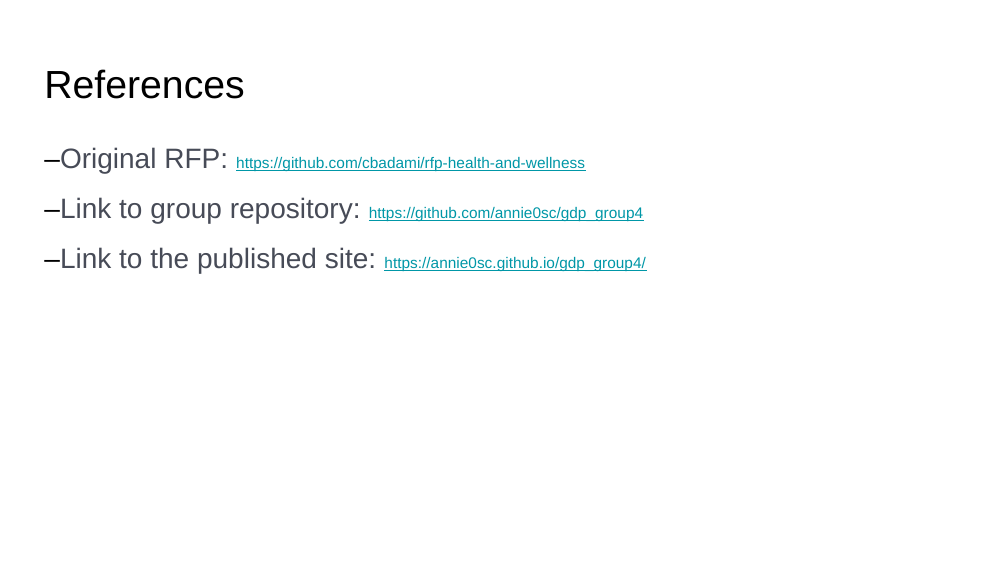
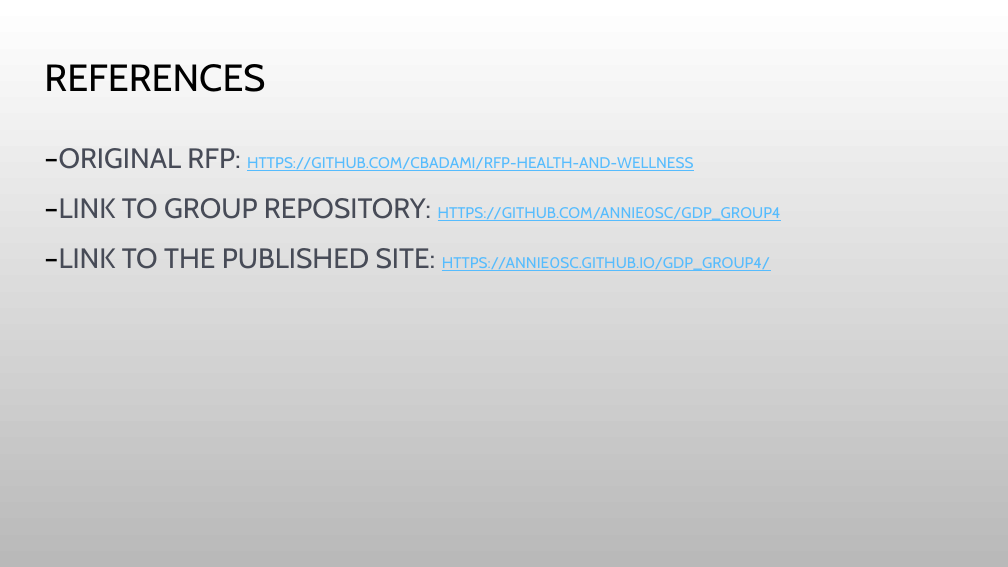
Before and after one commit to annie0sc/gdp_group4, a slide deck: slide 13 of GDP.pptx. Drawn at 1008x567 pixels with LibreOffice and Linux fonts; fonts in the diff are those of the drawing; background and template pictures are left out. Boxes give left, top, right and bottom in pixels: in the first picture for what was removed or moved away, otherwise in the second. Text is boxed around its words. In the diff, an @@ line names an element or a change of style, - is before the commit and + after.

```diff
--- a/GDP.pptx
+++ b/GDP.pptx
@@ background #FFFFFF to picture (left out) @@
@@ title at [44, 64, 265, 92]: text changed; size 28 to 27 pt; font Arial to Cabin @@
-References
+REFERENCES
@@ text at [44, 148, 781, 271]: text changed; font Arial to Cabin; text colour #0097A7 to #56BCFE @@
-–Original RFP: https://github.com/cbadami/rfp-health-and-wellness
-–Link to group repository: https://github.com/annie0sc/gdp_group4
-–Link to the published site: https://annie0sc.github.io/gdp_group4/
+–ORIGINAL RFP: HTTPS://GITHUB.COM/CBADAMI/RFP-HEALTH-AND-WELLNESS
+–LINK TO GROUP REPOSITORY: HTTPS://GITHUB.COM/ANNIE0SC/GDP_GROUP4
+–LINK TO THE PUBLISHED SITE: HTTPS://ANNIE0SC.GITHUB.IO/GDP_GROUP4/
```
Also in this commit, not shown: 10 other slides changed, 3 slides added, 3 slides removed.
